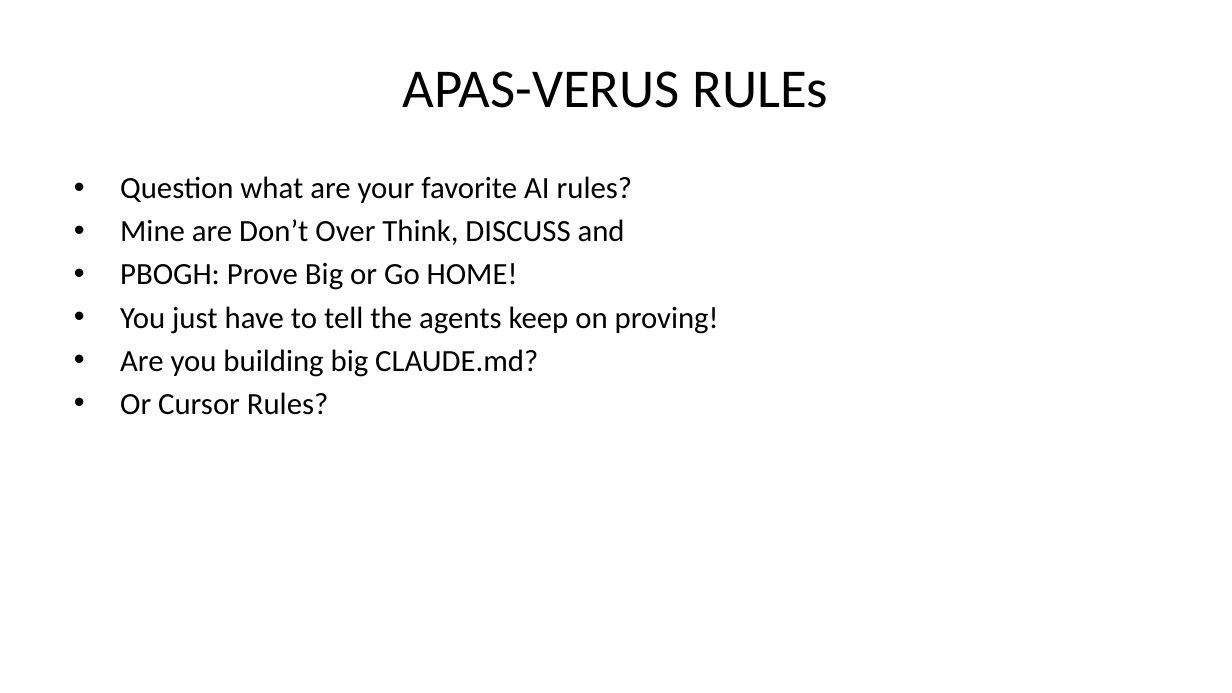
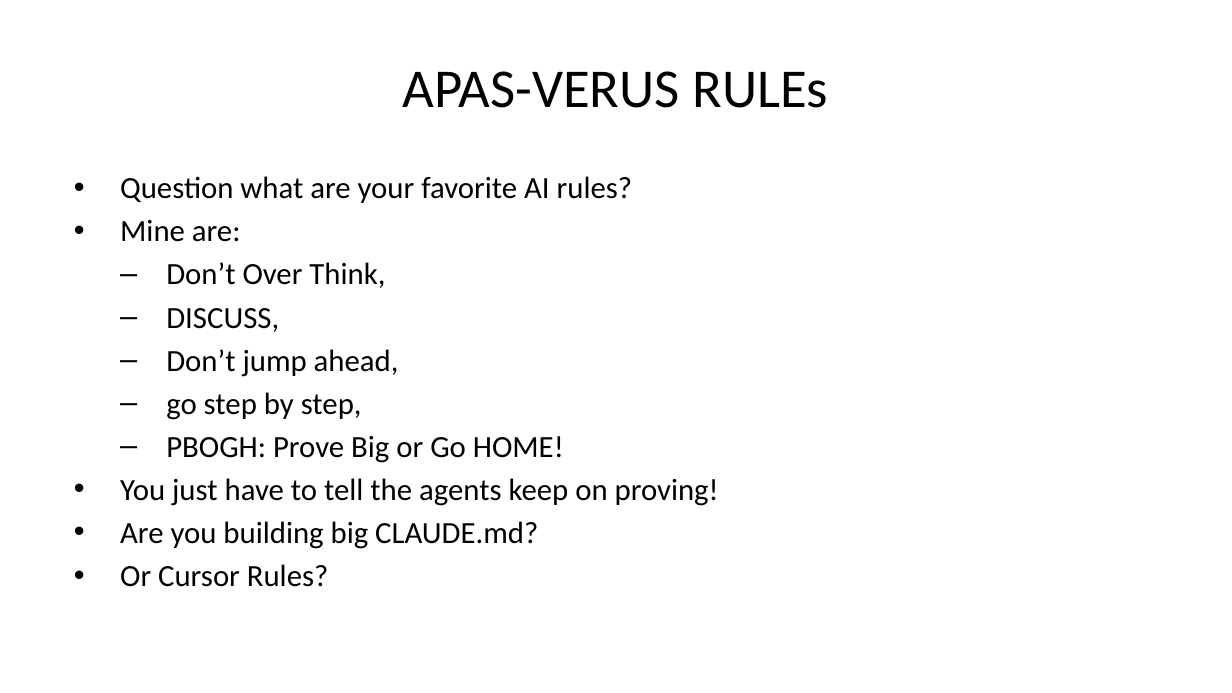
Before and after one commit to briangmilnes/APAS-VERUS, a slide deck: slide 49 of lectures/slidesMSR.pptx. Drawn at 1232x693 pixels with LibreOffice and Linux fonts; fonts in the diff are those of the drawing. Boxes give left, top, right and bottom in pixels: in the first picture for what was removed or moved away, otherwise in the second. Text is boxed around its words. In the diff, an @@ line names an element or a change of style, - is before the commit and + after.

```diff
--- a/lectures/slidesMSR.pptx
+++ b/lectures/slidesMSR.pptx
@@ text at (120, 220, 399, 420): text changed @@
-• Mine are Don’t Over Think, DISCUSS and
+• Mine are:
+  – Don’t Over Think,
+  – DISCUSS,
+  – Don’t jump ahead,
+  – go step by step,
@@ text at (166, 436, 564, 463): bullet • to –; list level 1 to 2 in "PBOGH: Prove Big or Go ..." @@
```
Also in this commit, not shown: 14 other slides changed, 2 slides added, 1 slide removed, 2 other files.
